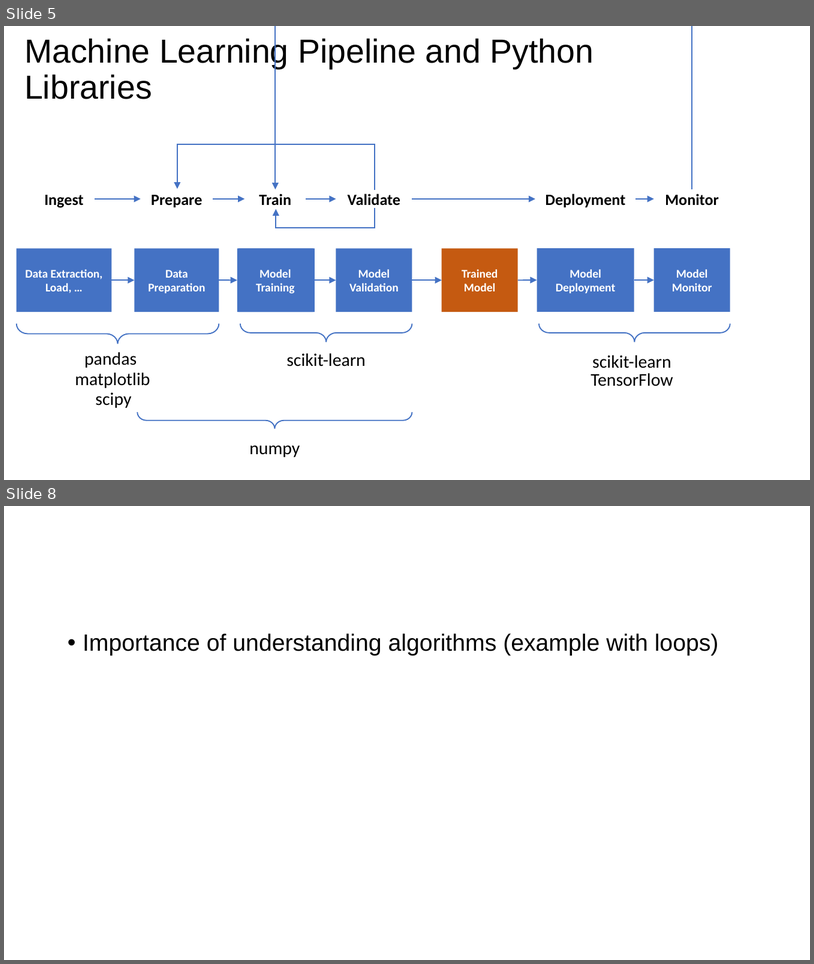
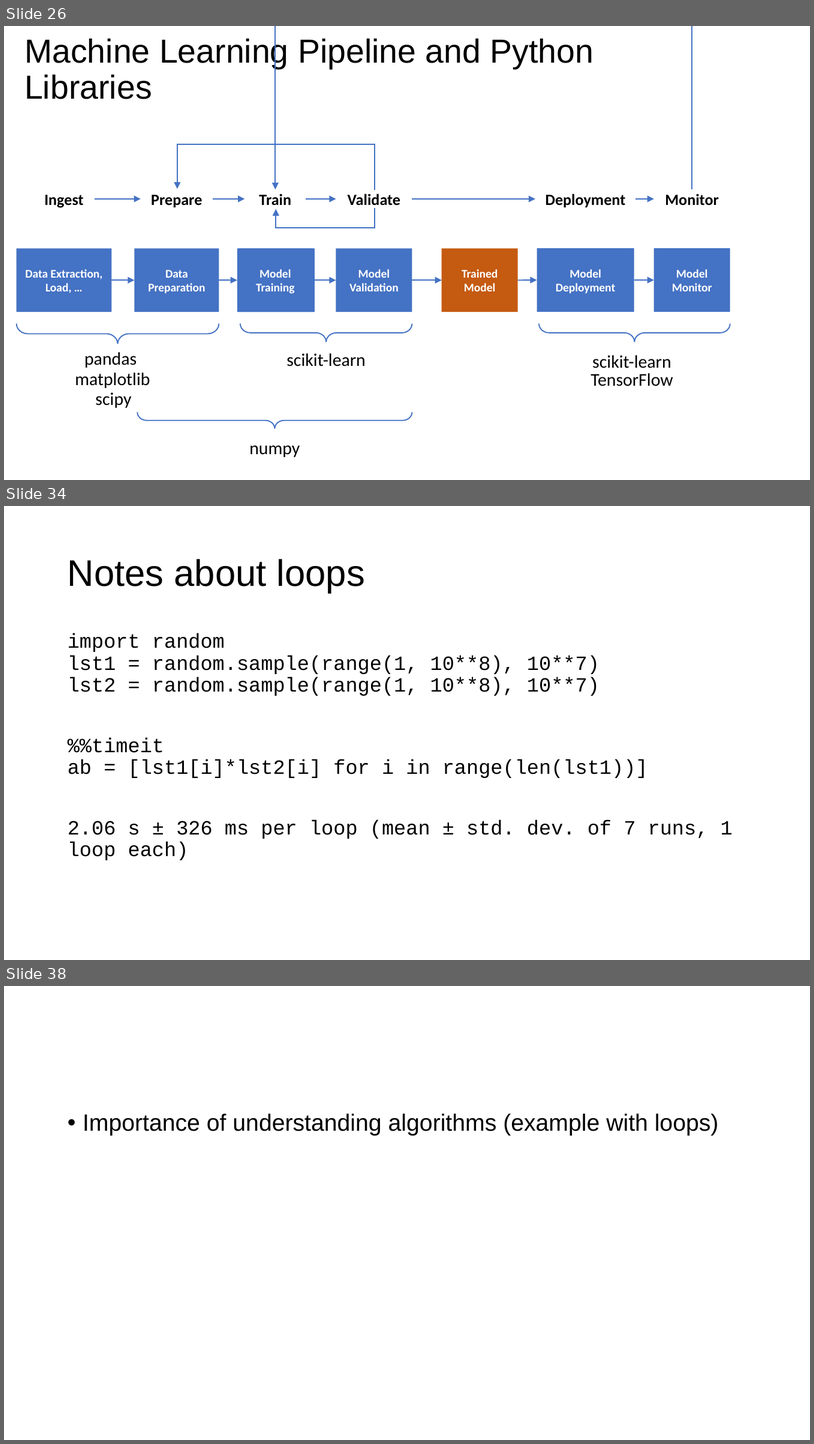
Before and after one commit to toelt-llc/MSCA-ITN-PARENT, a slide deck: DETERMINED2022/Python and scikit-learn/DETERMINED2022-toelt-Introduction Python and Scikit-learn.pptx. Shown one above the other, each under a label of ours: slides 5 and 8 before the commit, slides 26, 34 and 38 after it; the slides between them are not shown. The pictures are 814x964 and 814x1444 pixels, drawn with LibreOffice and Linux fonts; fonts in the diff are those of the drawing; background and template pictures are left out. Boxes give left, top, right and bottom in pixels: in the first picture for what was removed or moved away, otherwise in the second. Text is boxed around its words. In the diff, an @@ line names an element or a change of style, - is before the commit and + after.

```diff
--- a/DETERMINED2022/Python and scikit-learn/DETERMINED2022-toelt-Introduction Python and Scikit-learn.pptx
+++ b/DETERMINED2022/Python and scikit-learn/DETERMINED2022-toelt-Introduction Python and Scikit-learn.pptx
@@ slide 34 added at box(4, 506, 810, 960), background #FFFFFF @@
@@ title added at box(68, 559, 365, 593), 33 pt, text #000000 @@
+Notes about loops
@@ text added at box(68, 633, 733, 860), 18 pt, text #000000 @@
+import random
+lst1 = random.sample(range(1, 10**8), 10**7)
+lst2 = random.sample(range(1, 10**8), 10**7)
+%%timeit
+ab = [lst1[i]*lst2[i] for i in range(len(lst1))]
+2.06 s ± 326 ms per loop (mean ± std. dev. of 7 runs, 1 loop each)
@@ what was slide 5 is now slide 26 @@
@@ what was slide 8 is now slide 38 @@
```
Also in this commit, not shown: 3 slides changed, 32 other slides added, 3 slides removed, 1 other file.
